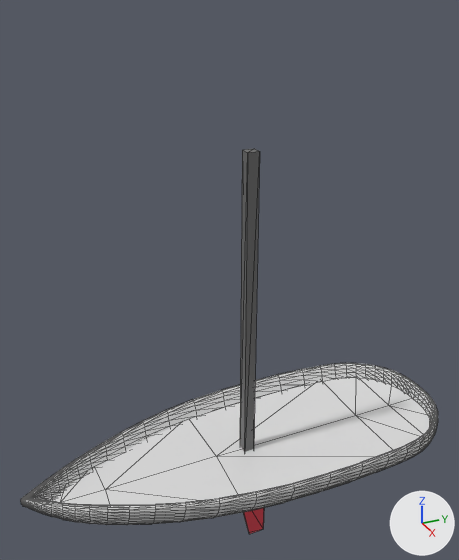
Before and after pictures for a commit that changed the glTF model boat/Art/Boat/Boat.glb.
Both versions are drawn from a camera (50 mm lens) standing at (4.55, -2.75, 4.72) and looking at (-0.22, -0.6, 2.33). Lighting does not change. The marker at lower right points along +X, +Y and +Z. Mesh edges are drawn as thin lines. Where no turn or scale is listed for an object, it has been applied to the vertices. Vertices at the same position are counted once.

Before the edit, the objects in view are built like this:
```python
me_cube_001 = bpy.data.meshes.new('Cube.001')
me_cube_001.from_pydata(...)  # a box spanning x -0.05..0.05, y -0.56..-0.46, z -0.93..2.46
me_cube_001.materials.append(mat_mast)  # dark grey #6a6a6a
me_mesh = bpy.data.meshes.new('Mesh')
me_mesh.from_pydata(...)  # 1714 vertices, 3424 faces; spans x -0.83..0.83, y -2.66..1.61, z 0.11..0.74
me_mesh.materials.append(mat_hull)  # light grey #e2e2e2
me_plane = bpy.data.meshes.new('Plane')
me_plane.from_pydata(...)  # 8 vertices, 12 faces; spans x -0.011..0.011, y -0.168..0.155, z -0.609..0.108
me_plane.materials.append(mat_bright_bits)  # red #d83546
ob_hull = bpy.data.objects.new('Hull', me_mesh)
ob_hull.location = (0.0, 0.0, 0.0)
ob_keel = bpy.data.objects.new('Keel', me_plane)
ob_keel.location = (0.0, -0.458, 0.022)
ob_mast = bpy.data.objects.new('Mast', me_cube_001)
ob_mast.location = (0.0, 0.0, 1.08)
# also in view: 'Plane' at (0.0, -0.46, 0.58)
```
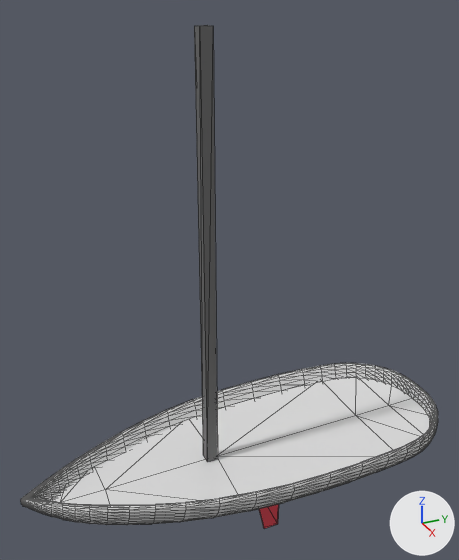
What differs and where, as boxes [x1, y1, x2, y2] in the pictures (459 x 560 px):
'Mast', mesh rescaled, moved: before [240, 149, 260, 452]; after [194, 25, 218, 462]
'Keel', moved: before [243, 508, 264, 534]; after [259, 504, 279, 529]

What changed in the scene script:
```text
Change me_cube_001:
    where me_cube_001.from_pydata(...)  # 8 vertices, 12 faces; spans x -0.05..0.05, y -0.56..-0.46, z -0.93..2.46
    used by ob_mast; location = (0.0, 0.0, 1.08)
    me_cube_001 part 1: the whole mesh is scaled about its middle by (1, 1, 1.15), then moved by (0.0, 0.0, 0.25)
Change ob_mast:
    ob_mast.location: (0.0, 0.0, 1.08) -> (0.0, -0.392, 1.522)
Change ob_keel:
    ob_keel.location: (0.0, -0.458, 0.022) -> (0.0, -0.281, 0.022)
```
